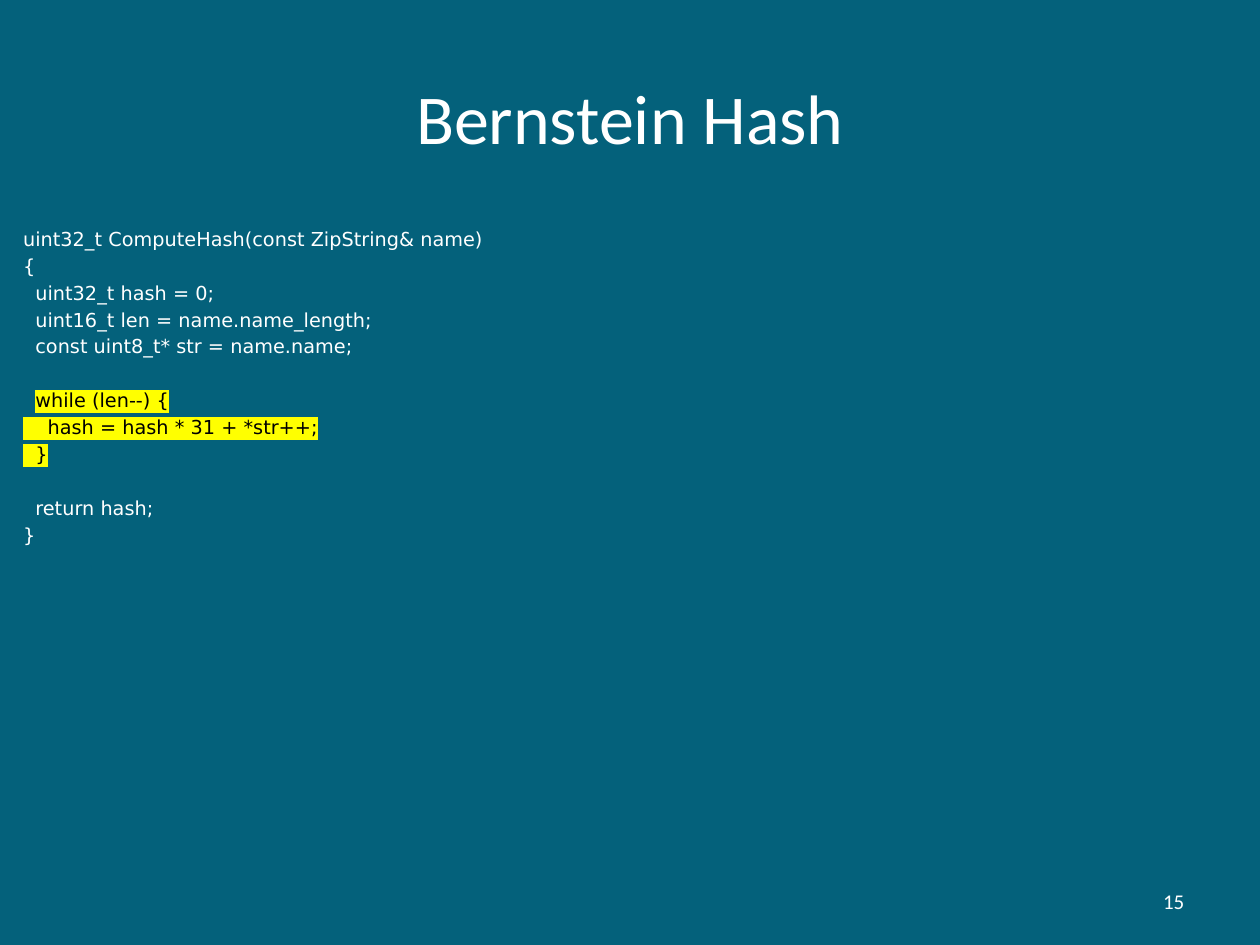
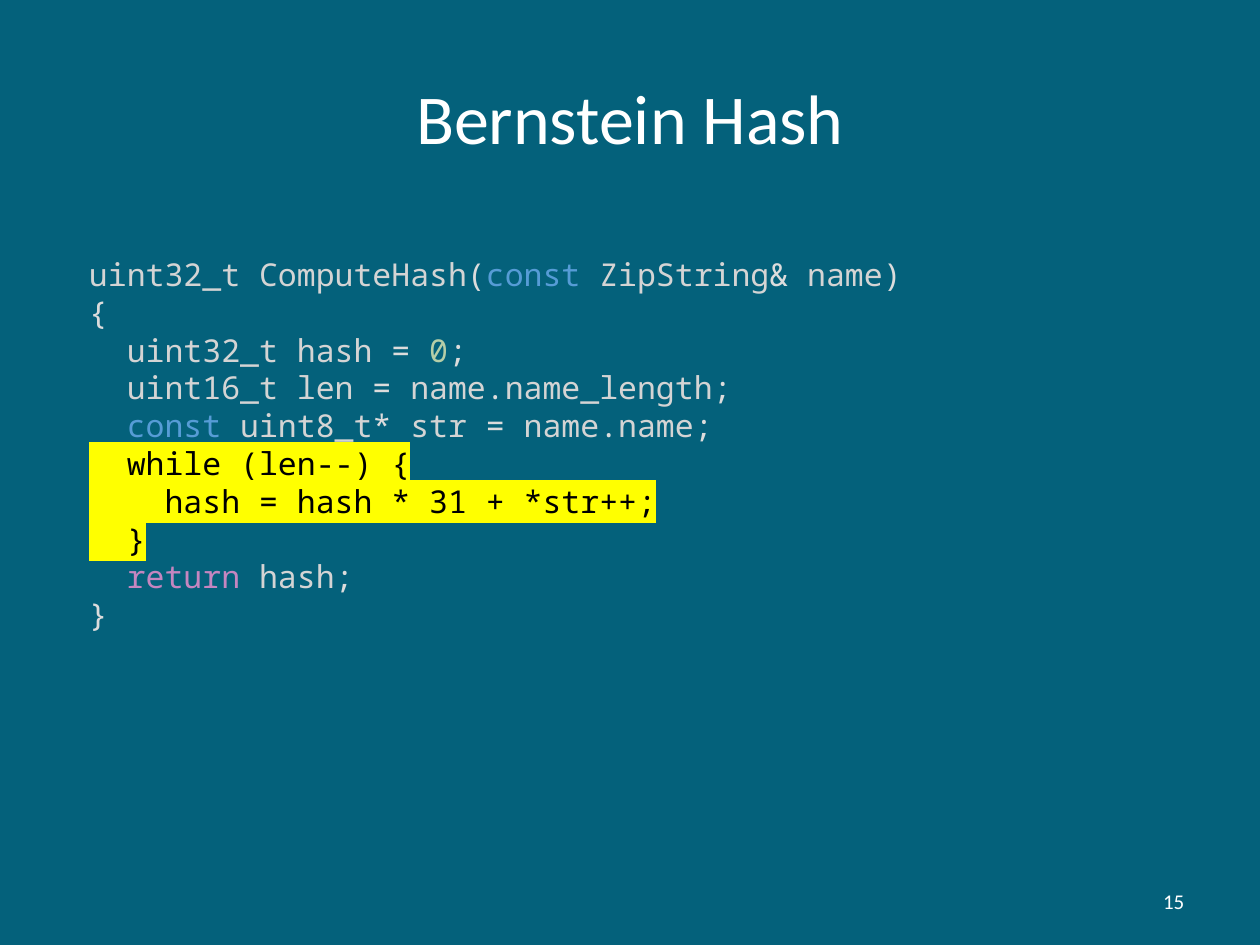
Before and after one commit to hiraditya/std-benchmark, a slide deck: slide 15 of docs/slides/slide-acm-2021-DAC-2017.pptx. Drawn at 1260x945 pixels with LibreOffice and Linux fonts; fonts in the diff are those of the drawing. Boxes give left, top, right and bottom in pixels: in the first picture for what was removed or moved away, otherwise in the second. Text is boxed around its words. In the diff, an @@ line names an element or a change of style, - is before the commit and + after.

```diff
--- a/docs/slides/slide-acm-2021-DAC-2017.pptx
+++ b/docs/slides/slide-acm-2021-DAC-2017.pptx
@@ text "uint32_t ComputeHash(const ZipString& name)": place and size @@
-text "uint32_t ComputeHash(const ZipString& name)" at box(23, 231, 482, 518)
+text "uint32_t ComputeHash(const ZipString& name)" at box(89, 262, 901, 593)
@@ text "uint32_t ComputeHash(const ZipString& name)" at box(89, 262, 901, 593): size 11 to 18 pt, font DejaVu Sans to Noto Sans Mono; text colour #FFFFFF to #D4D4D4 in "uint32_t ComputeHash(const ZipString& name)", "uint32_t hash", "uint16_t len name.name_length;", "uint8_t* str name.name;" and 1 more places; text colour #FFFFFF to #DCDCDC in "ComputeHash(const ZipString& name)", "{", "= 0;", "= name.name_length;" and 3 more places; text colour #FFFFFF to #569CD6 in "ComputeHash(const", "const"; text colour #FFFFFF to #B5CEA8 in "0;"; text colour #FFFFFF to #C586C0 in "return"; less space between paragraphs @@
```
Also in this commit, not shown: 13 other slides changed.
